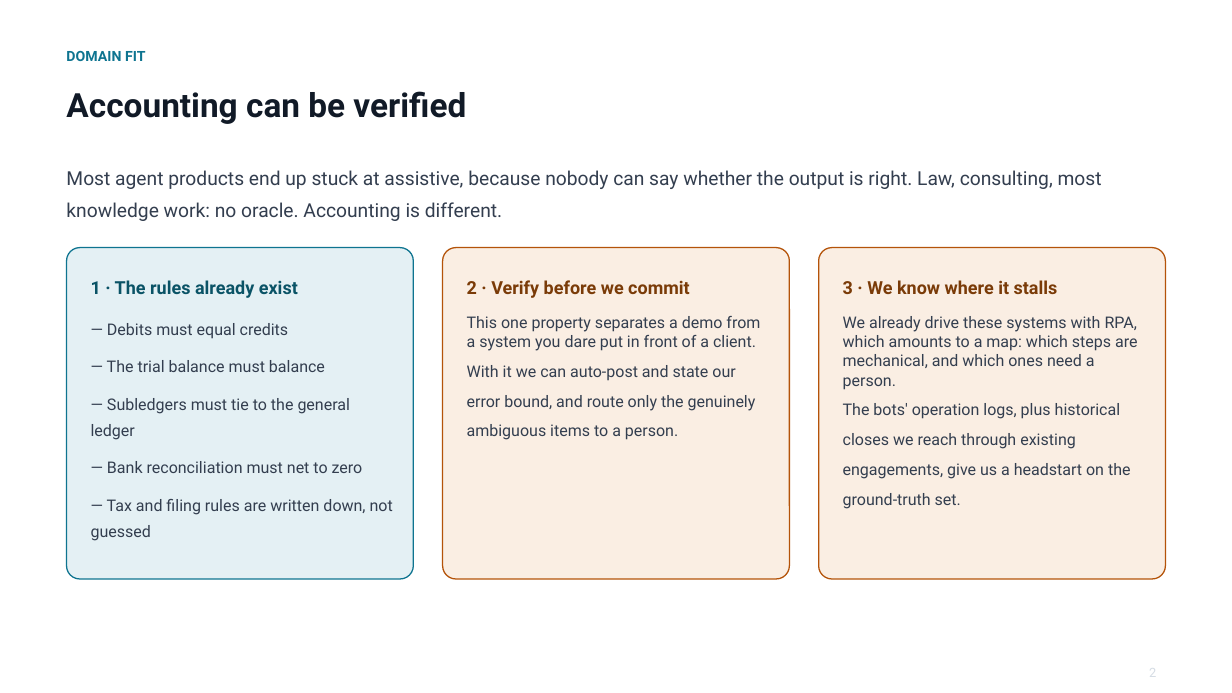
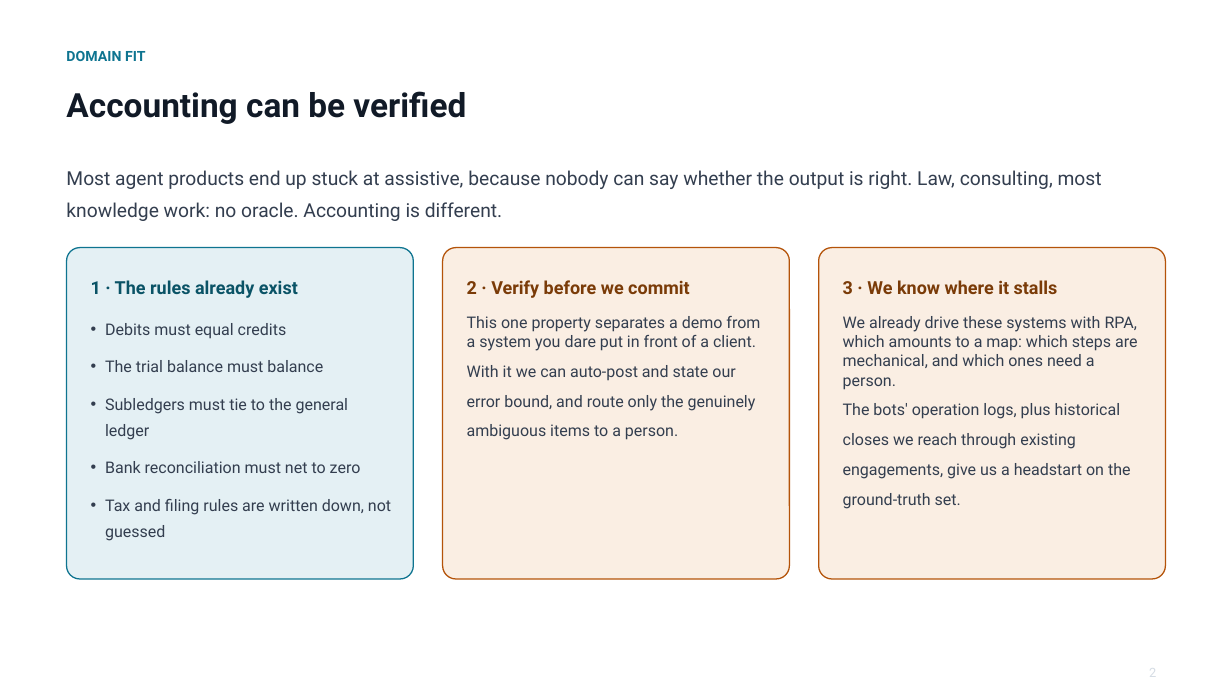
Before and after one commit to cllu/aimi-accounting-software-proposal, a slide deck: slide 3 of agent-native-accounting-deck.pptx. Drawn at 1232x693 pixels with LibreOffice and Linux fonts; fonts in the diff are those of the drawing. Boxes give left, top, right and bottom in pixels: in the first picture for what was removed or moved away, otherwise in the second. Text is boxed around its words. In the diff, an @@ line names an element or a change of style, - is before the commit and + after.

```diff
--- a/agent-native-accounting-deck.pptx
+++ b/agent-native-accounting-deck.pptx
@@ text at <box>105,323,391,515</box>: text changed @@
-— Debits must equal credits
-— The trial balance must balance
-— Subledgers must tie to the general ledger
-— Bank reconciliation must net to zero
-— Tax and filing rules are written down, not guessed
+• Debits must equal credits
+• The trial balance must balance
+• Subledgers must tie to the general ledger
+• Bank reconciliation must net to zero
+• Tax and filing rules are written down, not guessed
```
Also in this commit, not shown: 7 other slides changed, 1 other file.
